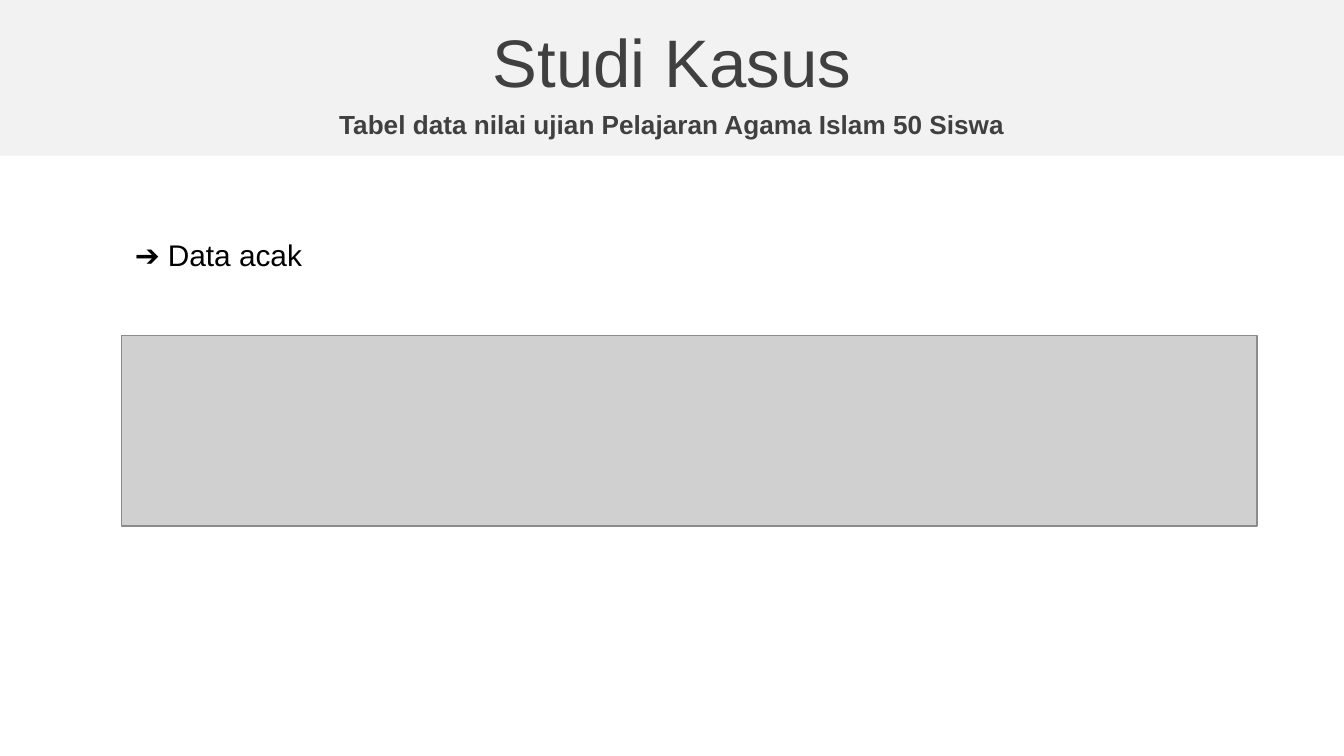
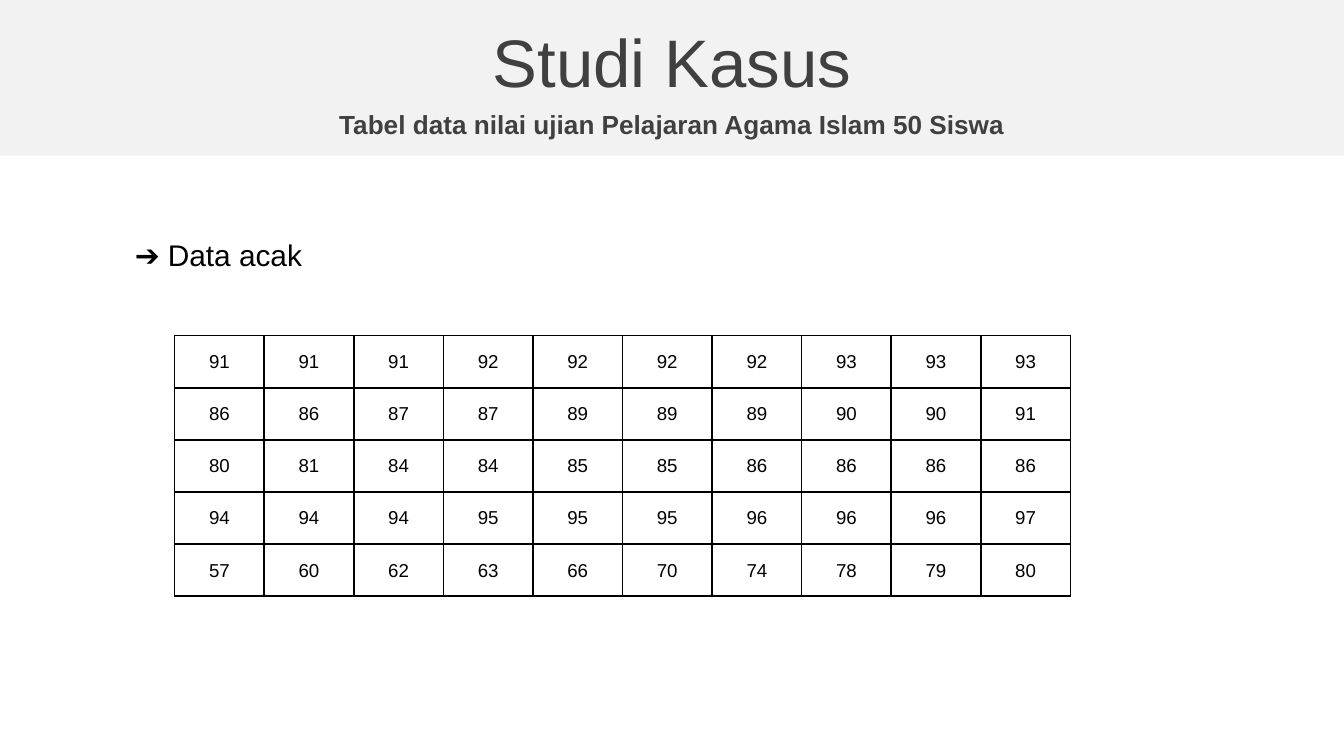
Before and after one commit to natacloud/statistika, a slide deck: slide 13 of Presentasi-Statistika-kelompok-3.pptx. Drawn at 1344x756 pixels with LibreOffice and Linux fonts; fonts in the diff are those of the drawing; grey boxes stand for pictures; background and template pictures are left out. Boxes give left, top, right and bottom in pixels: in the first picture for what was removed or moved away, otherwise in the second. Text is boxed around its words. In the diff, an @@ line names an element or a change of style, - is before the commit and + after.

```diff
--- a/Presentasi-Statistika-kelompok-3.pptx
+++ b/Presentasi-Statistika-kelompok-3.pptx
@@ picture removed at bbox=[122, 336, 1258, 527] @@
@@ table added at bbox=[175, 336, 1075, 597], 5 rows, 10 columns @@
+91 | 91 | 91 | 92 | 92 | 92 | 92 | 93 | 93 | 93
+86 | 86 | 87 | 87 | 89 | 89 | 89 | 90 | 90 | 91
+80 | 81 | 84 | 84 | 85 | 85 | 86 | 86 | 86 | 86
+94 | 94 | 94 | 95 | 95 | 95 | 96 | 96 | 96 | 97
+57 | 60 | 62 | 63 | 66 | 70 | 74 | 78 | 79 | 80
```
Also in this commit, not shown: 3 other slides changed.
